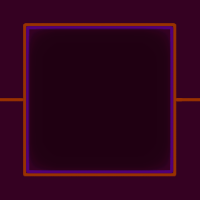
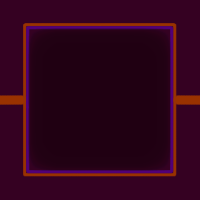
Layer changes from the first 200 x 200 image to the second:
painted on "Layer 2" over [0, 95, 200, 109]
